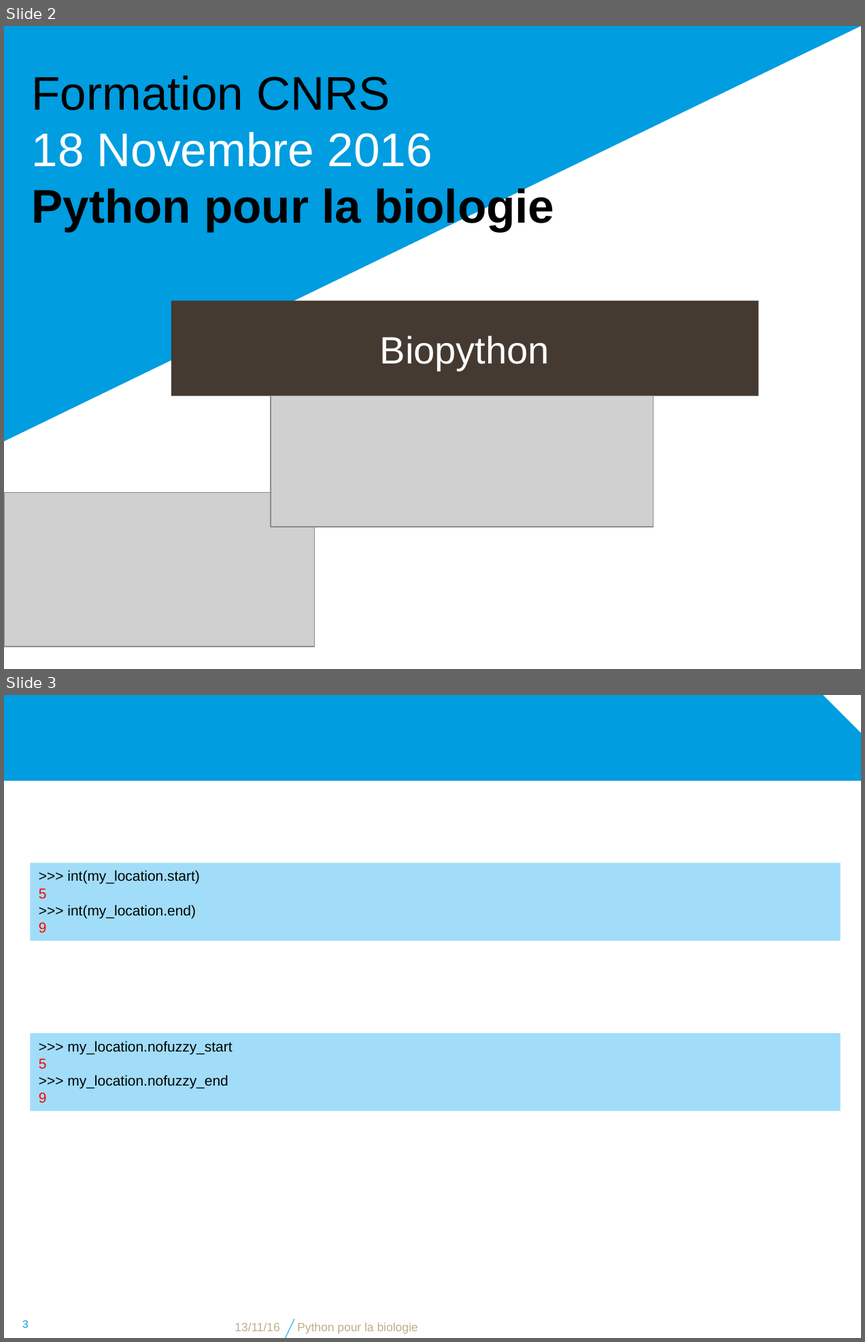
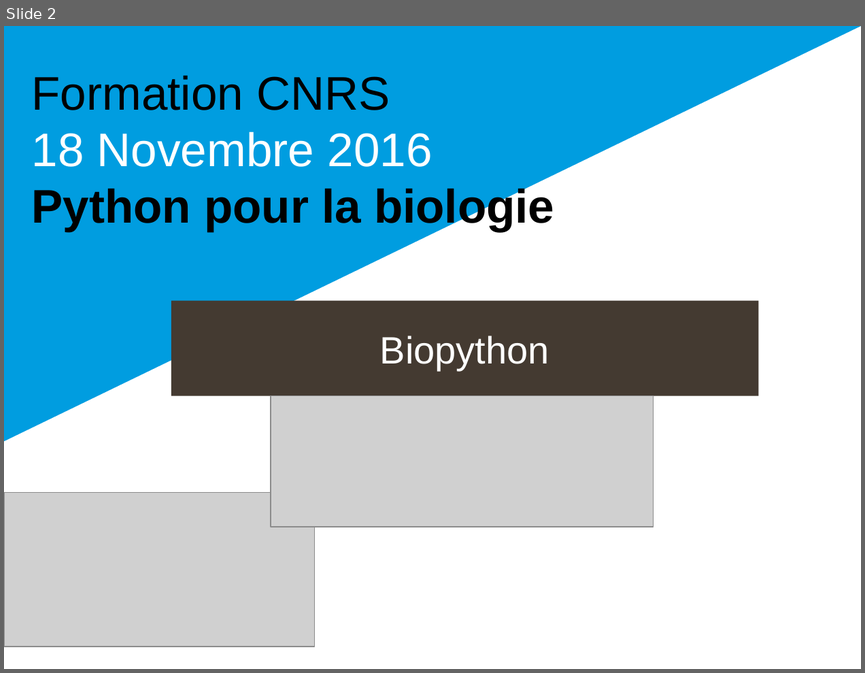
Before and after one commit to bdartigues/python_cnrs_formation, a slide deck: slides/python_biopython_Parsing_Object.pptx. Shown one above the other, each under a label of ours: slides 2 and 3 before the commit, slide 2 after it. The pictures are 865x1342 and 865x673 pixels, drawn with LibreOffice and Linux fonts; fonts in the diff are those of the drawing; grey boxes stand for pictures; background and template pictures are left out. Boxes give left, top, right and bottom in pixels: in the first picture for what was removed or moved away, otherwise in the second. Text is boxed around its words. In the diff, an @@ line names an element or a change of style, - is before the commit and + after.

```diff
--- a/slides/python_biopython_Parsing_Object.pptx
+++ b/slides/python_biopython_Parsing_Object.pptx
@@ slide 3 removed at bbox=[4, 695, 861, 1338], background #FFFFFF @@
@@ snip rect removed at bbox=[4, 695, 861, 781] @@
@@ rectangle removed at bbox=[31, 863, 840, 941] @@
->>> int(my_location.start)
-5
->>> int(my_location.end)
-9
@@ rectangle removed at bbox=[31, 1032, 840, 1110] @@
->>> my_location.nofuzzy_start
-5
->>> my_location.nofuzzy_end
-9
@@ page number removed at bbox=[22, 1320, 28, 1327] @@
-3
@@ text removed at bbox=[235, 1322, 280, 1331] @@
-13/11/16
@@ line removed from (285, 1338) to (294, 1319) @@
@@ text removed at bbox=[297, 1322, 418, 1334] @@
-Python pour la biologie
```
Also in this commit, not shown: 18 slides changed, 12 other slides removed, 1 other file.
